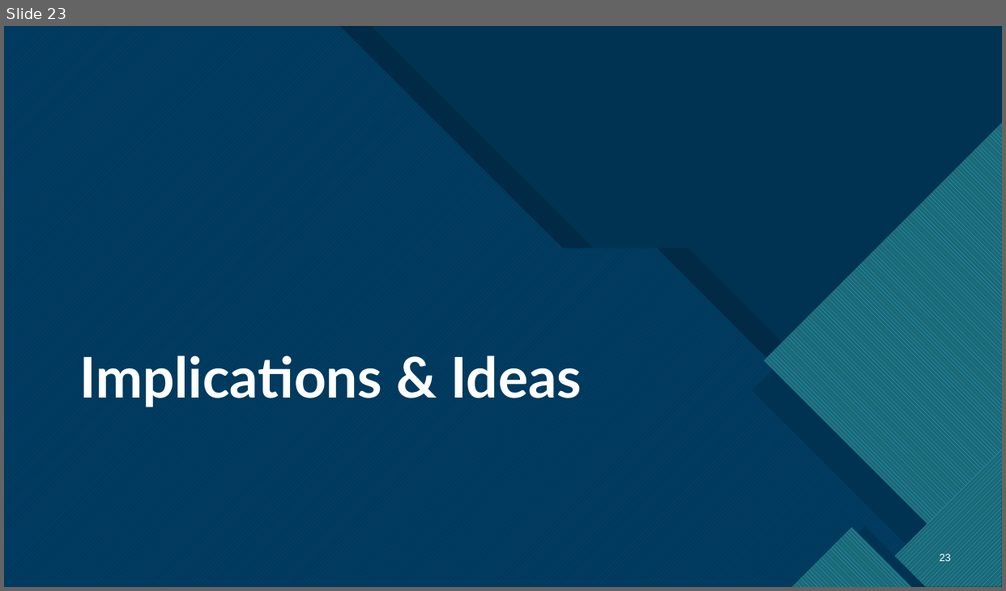
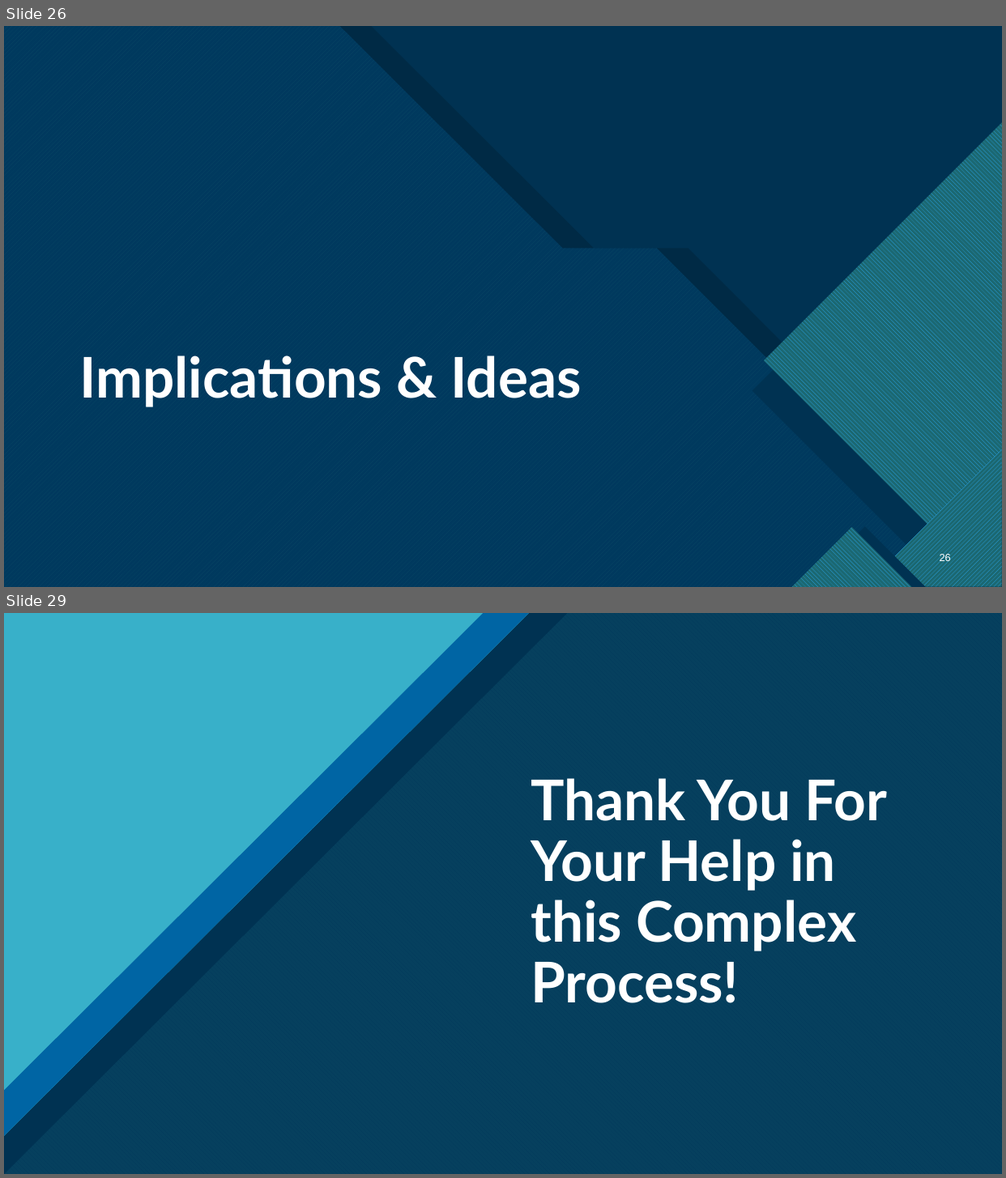
Before and after one commit to HunBurry/hon450-451, a slide deck: docs/Honors Thesis Presentation.pptx. Shown one above the other, each under a label of ours: slide 23 before the commit, slides 26 and 29 after it; the slides between them are not shown. The pictures are 1006x591 and 1006x1178 pixels, drawn with LibreOffice and Linux fonts; fonts in the diff are those of the drawing. Boxes give left, top, right and bottom in pixels: in the first picture for what was removed or moved away, otherwise in the second. Text is boxed around its words. In the diff, an @@ line names an element or a change of style, - is before the commit and + after.

```diff
--- a/docs/Honors Thesis Presentation.pptx
+++ b/docs/Honors Thesis Presentation.pptx
@@ slide 29 added at <box>4,613,1002,1174</box>, background #FFFFFF; not listed: 9 template elements that a slide beside it also shows @@
@@ rectangle added at <box>4,613,1002,1174</box>, fill #0065A4 @@
@@ freeform shape added at <box>4,613,1002,1174</box>, fill #47C3D3 at 74% opacity @@
@@ freeform shape added at <box>4,613,1002,1174</box>, fill pattern #0065A4 on #47C3D3 @@
@@ freeform shape added at <box>4,613,1002,1174</box>, fill #003352 at 90% opacity @@
@@ right triangle added at <box>4,613,567,1174</box>, fill #003352 @@
@@ right triangle added at <box>4,613,529,1136</box>, fill pattern #0065A4 on #47C3D3 @@
@@ right triangle added at <box>4,613,484,1091</box>, fill #47C3D3 at 80% opacity @@
@@ title added at <box>530,778,887,1003</box>, 54 pt, text #FFFFFF, bold @@
+Thank You For Your Help in this Complex Process!
@@ what was slide 23 is now slide 26 @@
@@ page number at <box>940,554,951,564</box>: text changed @@
-23
+26
```
Also in this commit, not shown: 3 slides changed, 8 other slides added, 11 slides removed.
